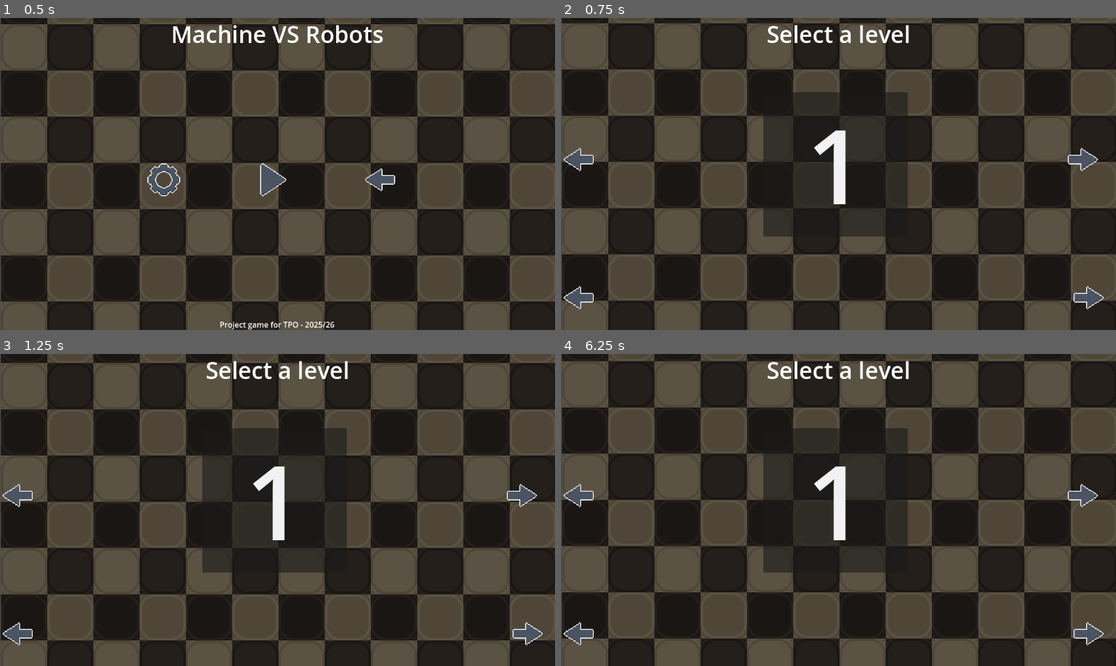
Above: before the commit, frames 1-4 (two rows, left to right).
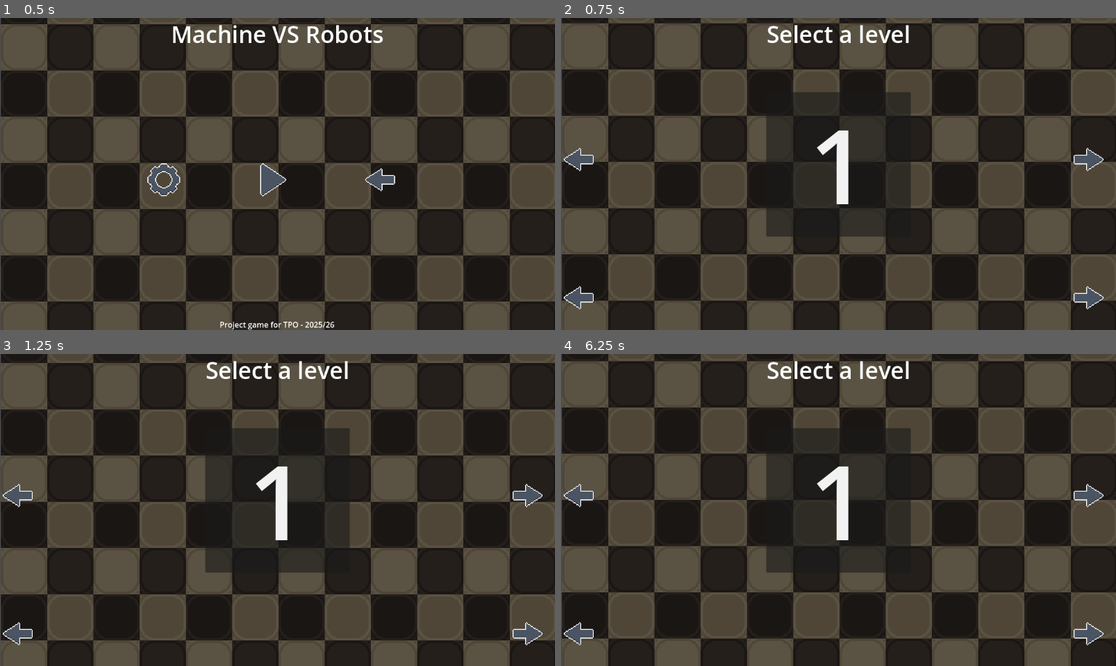
Above: after the commit, the same moments.

Repository: AuraDvin/MvR
Game: Godot game, scene res://levels/menus/main_menu/main_menu.tscn
The game is run twice, just before and just after one commit, with the same random seed, the same clock (stepped at 60 frames per second) and the same inputs.
Inputs (mouse positions are in pixels of both pictures, inside the frame that each line leads up to):
- Up to frame 1 (0.5 s): no input
- Up to frame 2 (0.75 s): click (838, 183) at 0.5 s
- Up to frame 3 (1.25 s): no input
- Up to frame 4 (6.25 s): click "1" at 1.25 s; click (588, 394) at 2 s; click (622, 394) at 2.75 s; click (660, 394) at 3.5 s; click (699, 394) at 4.25 s; click (738, 394) at 5 s; click (583, 641) at 5.75 s

Frame 1 is identical in both runs. In frame 2, 0.7% of the frame differs, in the area x 36-98%, y 23-70%; in frame 3, 0.7%; in frame 4, 0.7%.

Commit message:
fixed spacing issue

Diff:
--- a/levels/menus/level_select/level_picker.gd
+++ b/levels/menus/level_select/level_picker.gd
@@ -3,6 +3,7 @@
 @onready var selected_level_ref = $HBoxContainer/LevelSelectionItem
 @onready var left_btn = $HBoxContainer/LeftLevelPickBTN
 @onready var right_btn = $HBoxContainer/RightLevelPickBTN
+@onready var box = $HBoxContainer
 
 var selected_level = 0
 var old_selected = 0
@@ -11,6 +12,12 @@
 var last_level = 5
 
 func _ready() -> void:
+
+	box.add_spacer(true)
+	box.add_spacer(false)
+	box.move_child(left_btn, 0)
+	box.move_child(right_btn, box.get_child_count() - 1)
+
 	last_level_unlocked = PlayerConfig.get_level_beat()
 	selected_level_ref.text = "1"
 	selected_level_ref.grab_focus.call_deferred()
--- a/levels/menus/level_select/level_picker.tscn
+++ b/levels/menus/level_select/level_picker.tscn
@@ -24,7 +24,6 @@
 offset_bottom = 150.0
 grow_horizontal = 2
 grow_vertical = 2
-theme_override_constants/separation = 320
 
 [node name="LeftLevelPickBTN" type="TextureButton" parent="HBoxContainer"]
 custom_minimum_size = Vector2(100, 100)
